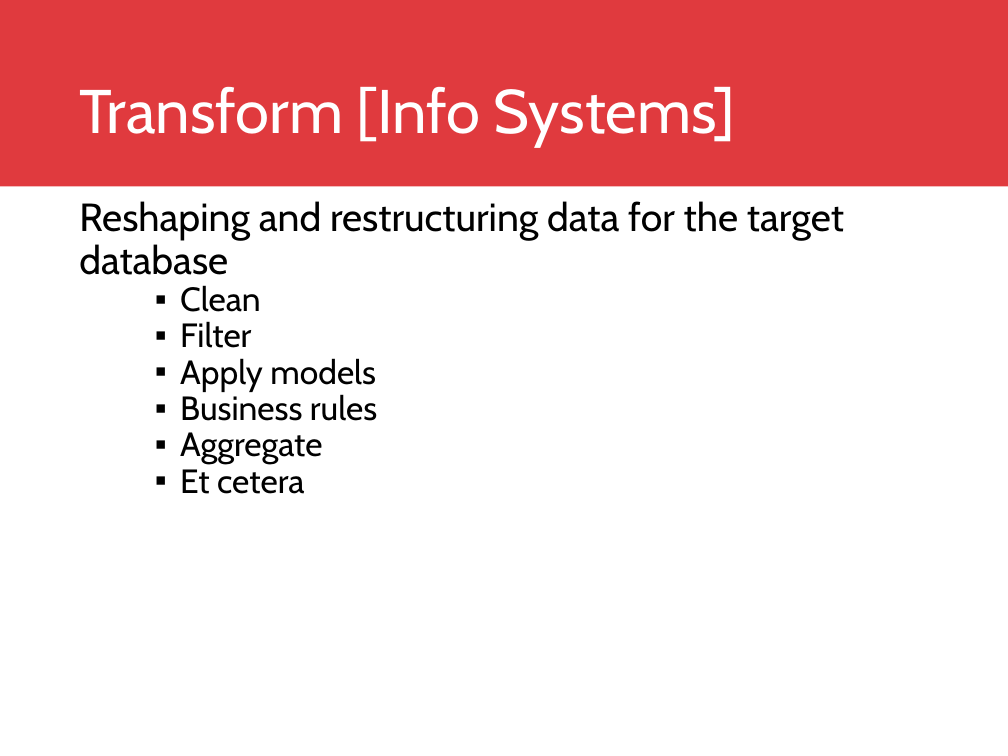
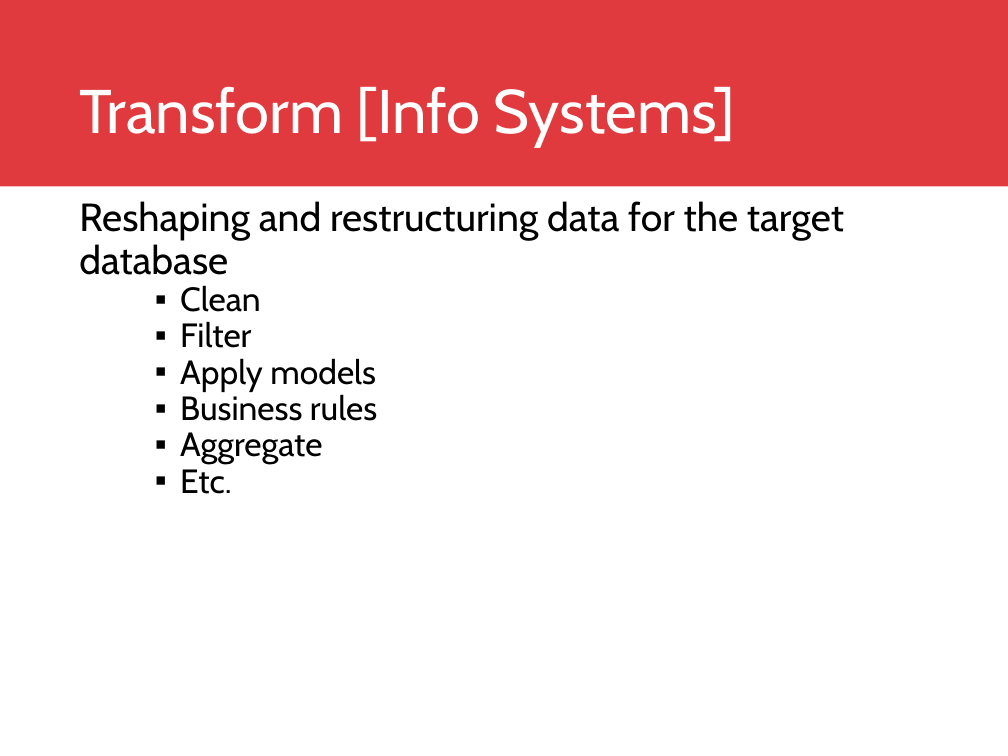
Before and after one commit to DreaJulca/streamvis-lecture, a slide deck: slide 12 of Visual Data Science.pptx. Drawn at 1008x756 pixels with LibreOffice and Linux fonts; fonts in the diff are those of the drawing; background and template pictures are left out. Boxes give left, top, right and bottom in pixels: in the first picture for what was removed or moved away, otherwise in the second. Text is boxed around its words. In the diff, an @@ line names an element or a change of style, - is before the commit and + after.

```diff
--- a/Visual Data Science.pptx
+++ b/Visual Data Science.pptx
@@ text at (180, 469, 231, 494): text changed @@
-  ▪ Et cetera
+  ▪ Etc.
```
Also in this commit, not shown: 7 other slides changed, 3 slides added.
